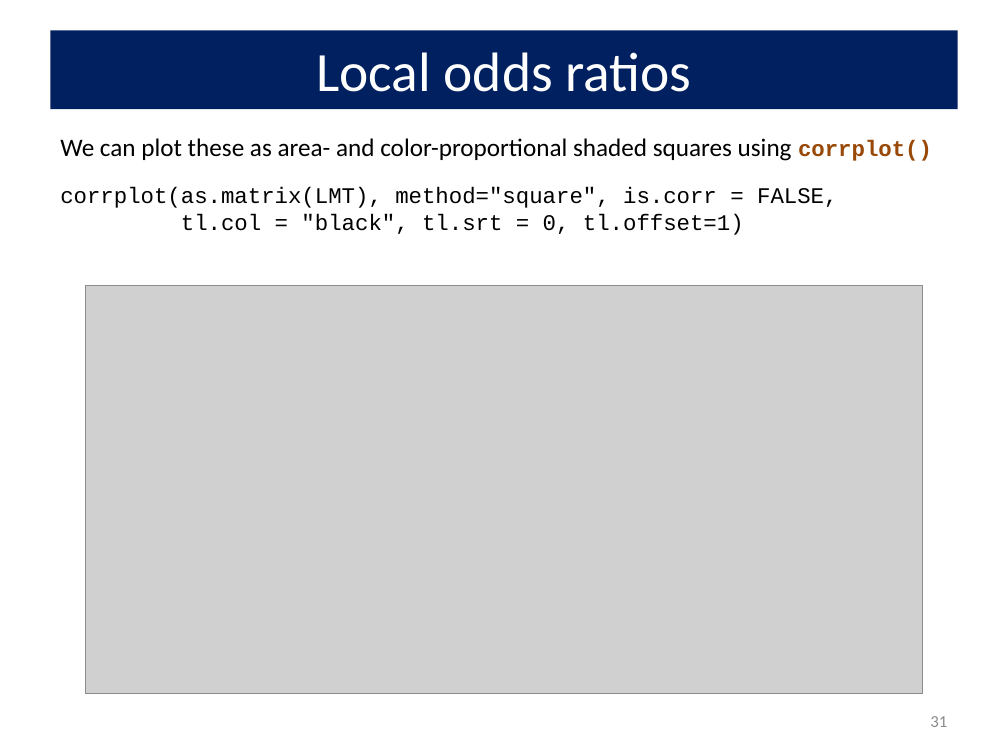
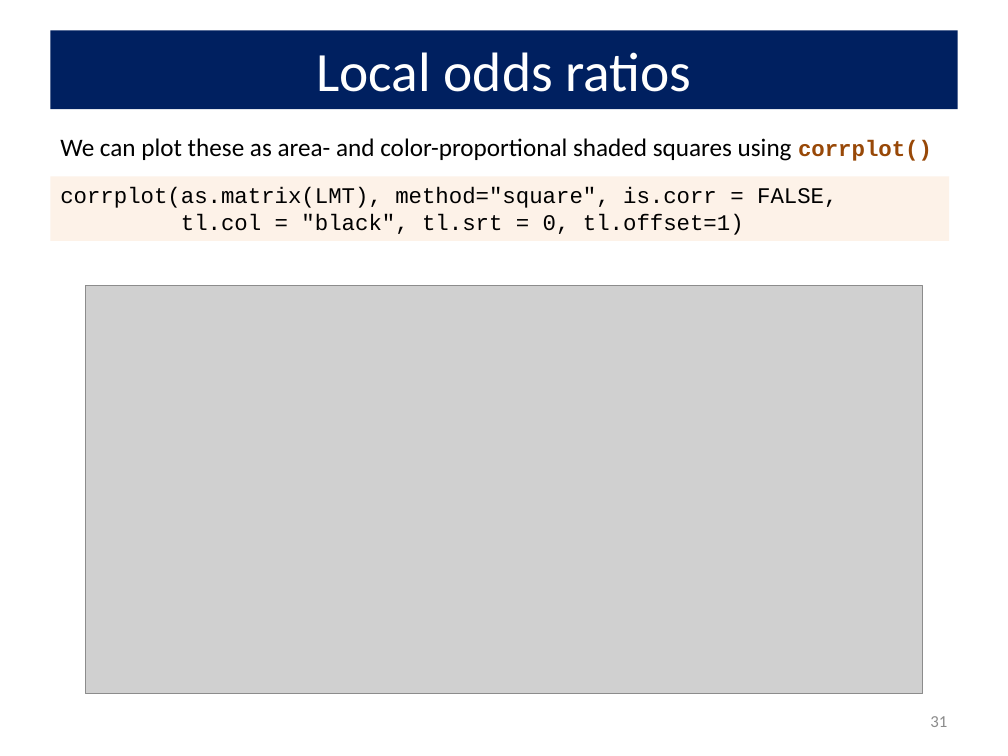
Before and after one commit to friendly/psy6136, a slide deck: slide 31 of lectures/08-Loglin2.pptx. Drawn at 1008x756 pixels with LibreOffice and Linux fonts; fonts in the diff are those of the drawing; grey boxes stand for pictures. Boxes give left, top, right and bottom in pixels: in the first picture for what was removed or moved away, otherwise in the second. Text is boxed around its words. In the diff, an @@ line names an element or a change of style, - is before the commit and + after.

```diff
--- a/lectures/08-Loglin2.pptx
+++ b/lectures/08-Loglin2.pptx
@@ rectangle "corrplot(as.matrix(LMT), method="square", is.corr = FALSE,": place and size @@
-rectangle "corrplot(as.matrix(LMT), method="square", is.corr = FALSE," at box(60, 187, 837, 235)
+rectangle "corrplot(as.matrix(LMT), method="square", is.corr = FALSE," at box(50, 176, 950, 241)
@@ rectangle "corrplot(as.matrix(LMT), method="square", is.corr = FALSE," at box(50, 176, 950, 241): fill none to #FDEADA at 60% opacity @@
```
Also in this commit, not shown: 14 other slides changed, 6 other files.
